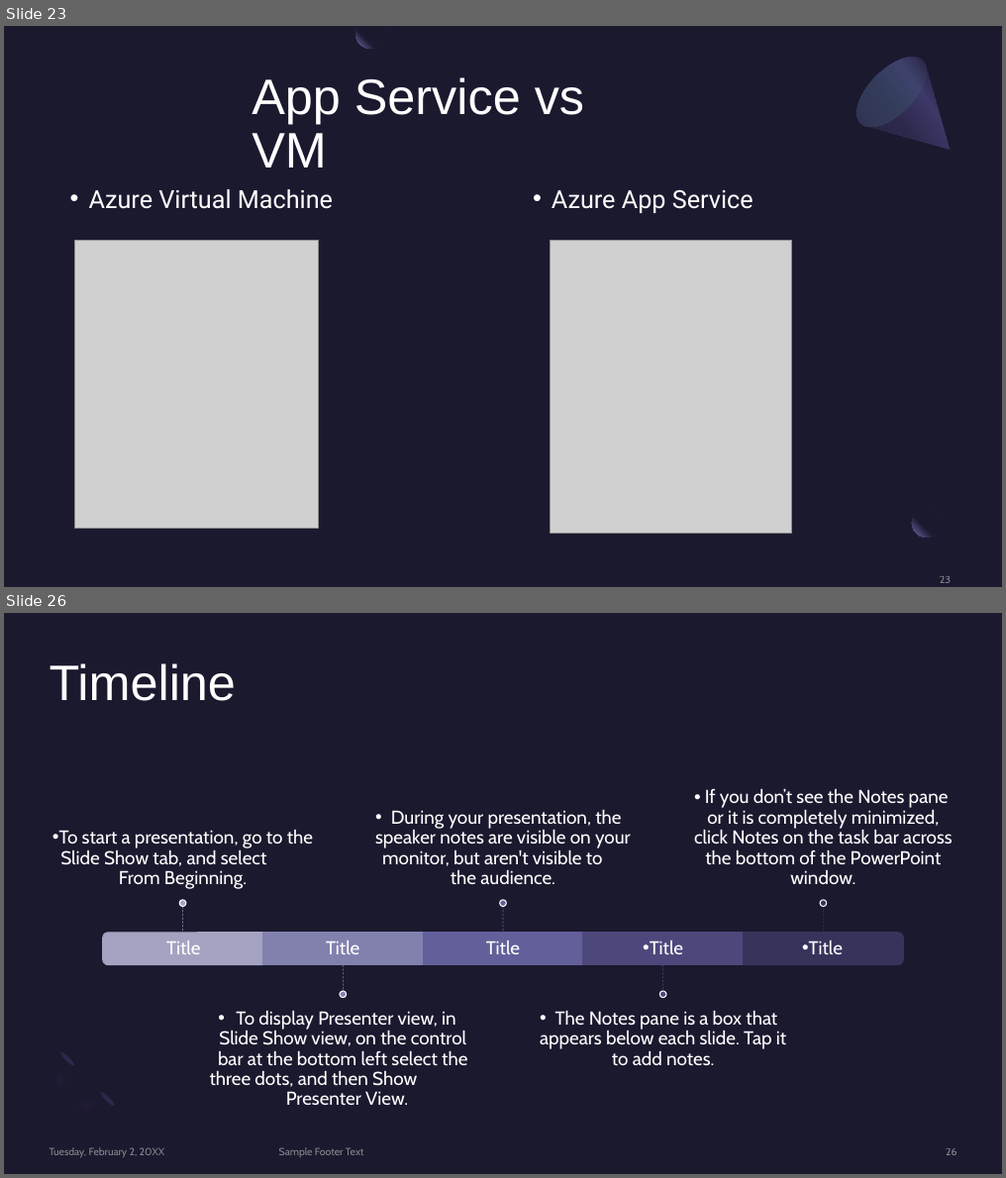
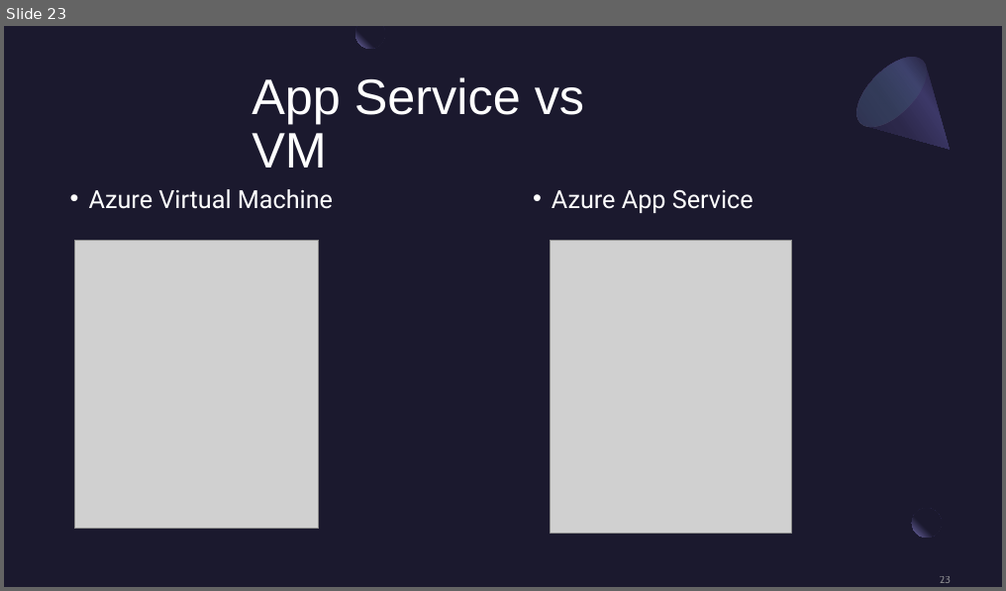
Before and after one commit to BrianChen0527/postgreSQL, a slide deck: MSFT_Azure/Microsoft Azure.pptx. Shown one above the other, each under a label of ours: slides 23 and 26 before the commit, slide 23 after it; the slides between them are not shown. The pictures are 1006x1178 and 1006x591 pixels, drawn with LibreOffice and Linux fonts; fonts in the diff are those of the drawing; grey boxes stand for pictures. Boxes give left, top, right and bottom in pixels: in the first picture for what was removed or moved away, otherwise in the second. Text is boxed around its words. In the diff, an @@ line names an element or a change of style, - is before the commit and + after.

```diff
--- a/MSFT_Azure/Microsoft Azure.pptx
+++ b/MSFT_Azure/Microsoft Azure.pptx
@@ slide 26 removed at <box>4,613,1002,1174</box>, background #1B192E @@
@@ title removed at <box>50,663,236,701</box> @@
-Timeline
@@ group removed at <box>59,789,951,1106</box>: 10 texts, 5 lines, 5 ellipses, 3 rectangles, 2 round same rects @@
-Title
-• To start a presentation, go to the Slide Show tab, and select From Beginning.
-Title
-• To display Presenter view, in Slide Show view, on the control bar at the bottom left select the three dots, and then Show Presenter View.
-Title
-• During your presentation, the speaker notes are visible on your monitor, but aren't visible to the audience.
-• Title
-• The Notes pane is a box that appears below each slide. Tap it to add notes.
-• Title
-• If you don’t see the Notes pane or it is completely minimized, click Notes on the task bar across the bottom of the PowerPoint window.
@@ freeform shape removed at <box>34,1049,118,1133</box> @@
@@ ellipse removed at <box>59,1051,76,1067</box> @@
@@ ellipse removed at <box>99,1091,116,1108</box> @@
@@ text removed at <box>50,1148,164,1158</box> @@
-Tuesday, February 2, 20XX
@@ text removed at <box>279,1148,364,1157</box> @@
-Sample Footer Text
@@ page number removed at <box>945,1149,956,1156</box> @@
-26
```
Also in this commit, not shown: 1 slide changed, 4 slides added, 5 other slides removed.
